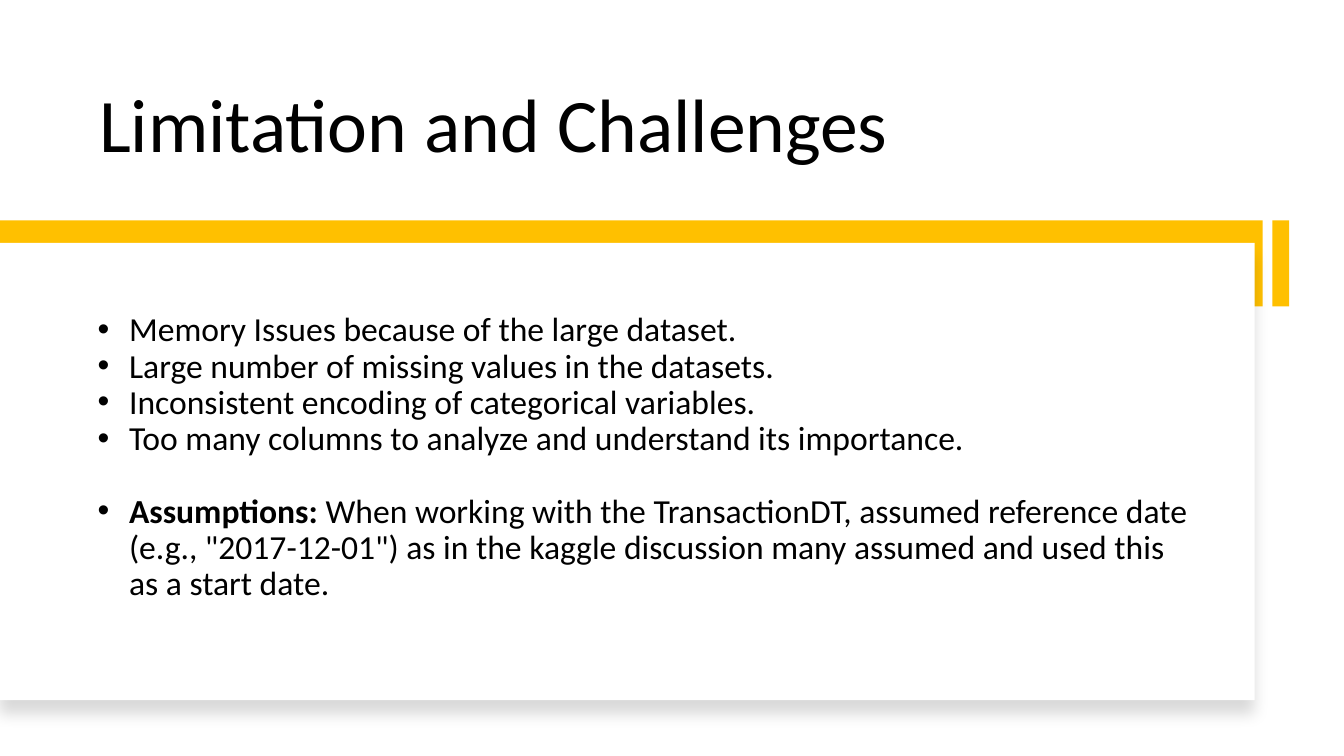
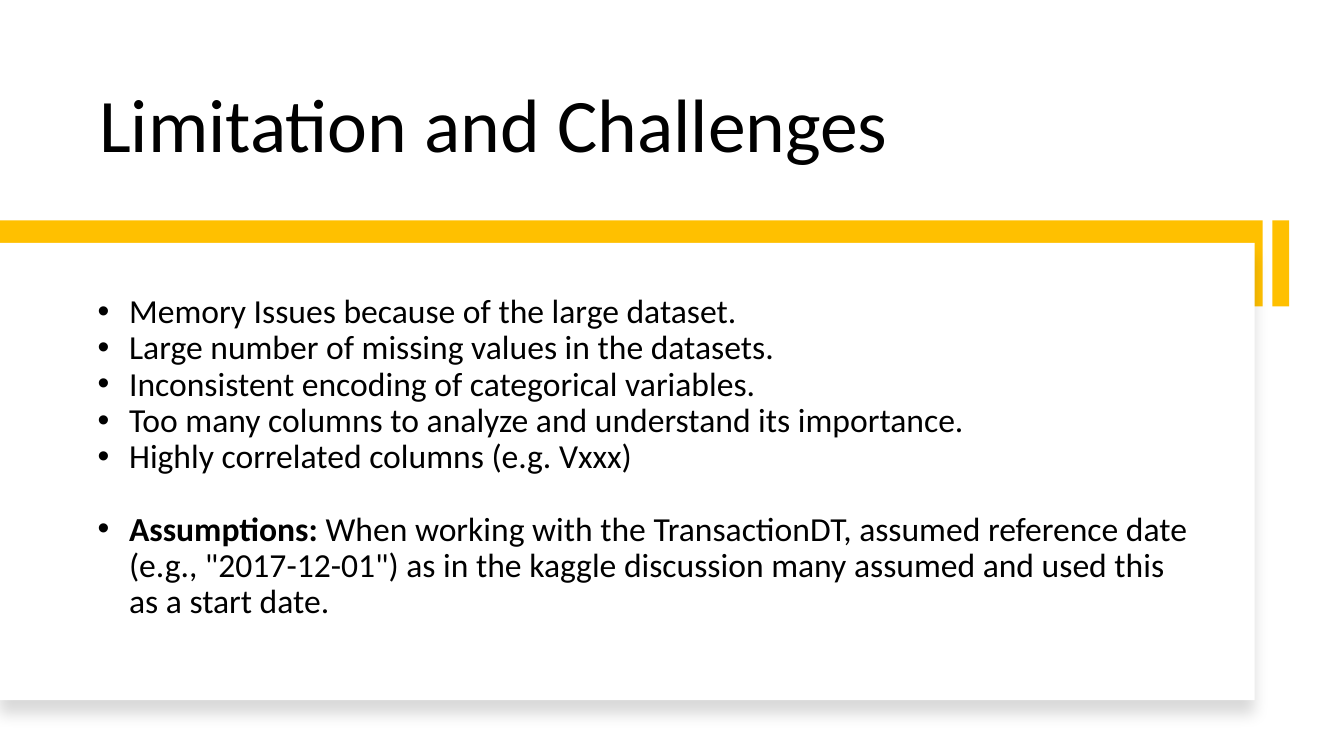
Before and after one commit to nbakhati/DSCI-2025-Team-C, a slide deck: slide 13 of EDA_TeamC.pptx. Drawn at 1344x756 pixels with LibreOffice and Linux fonts; fonts in the diff are those of the drawing. Boxes give left, top, right and bottom in pixels: in the first picture for what was removed or moved away, otherwise in the second. Text is boxed around its words. In the diff, an @@ line names an element or a change of style, - is before the commit and + after.

```diff
--- a/EDA_TeamC.pptx
+++ b/EDA_TeamC.pptx
@@ text at (129, 443, 632, 474): paragraph added @@
+• Highly correlated columns (e.g. Vxxx)
```
